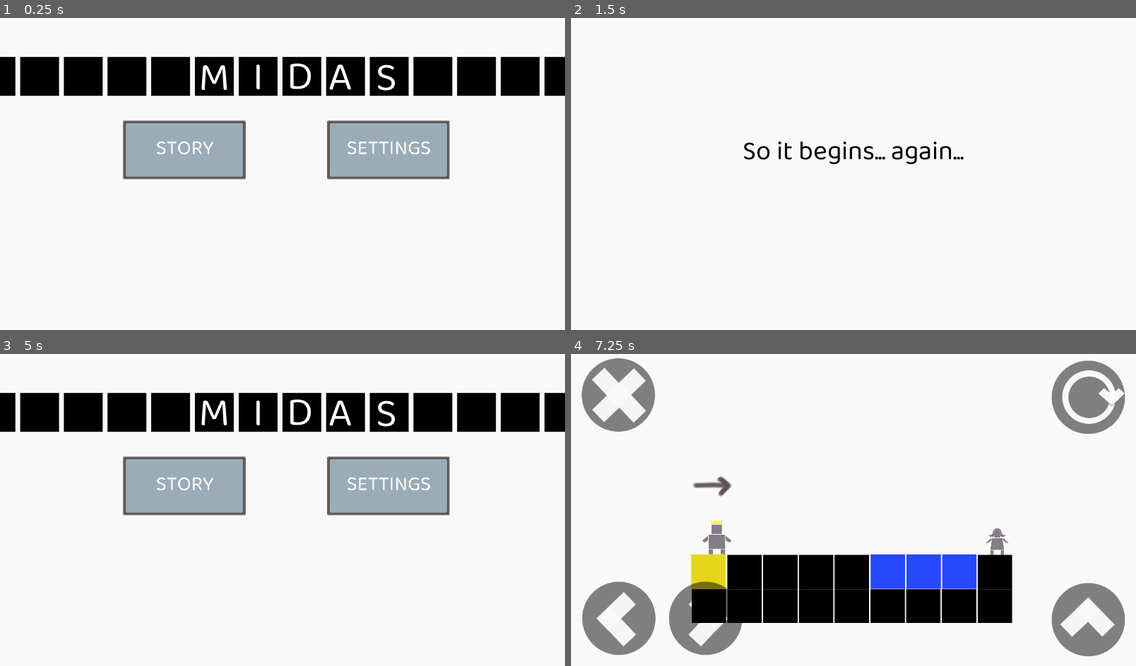
Above: before the commit, frames 1-4 (two rows, left to right).
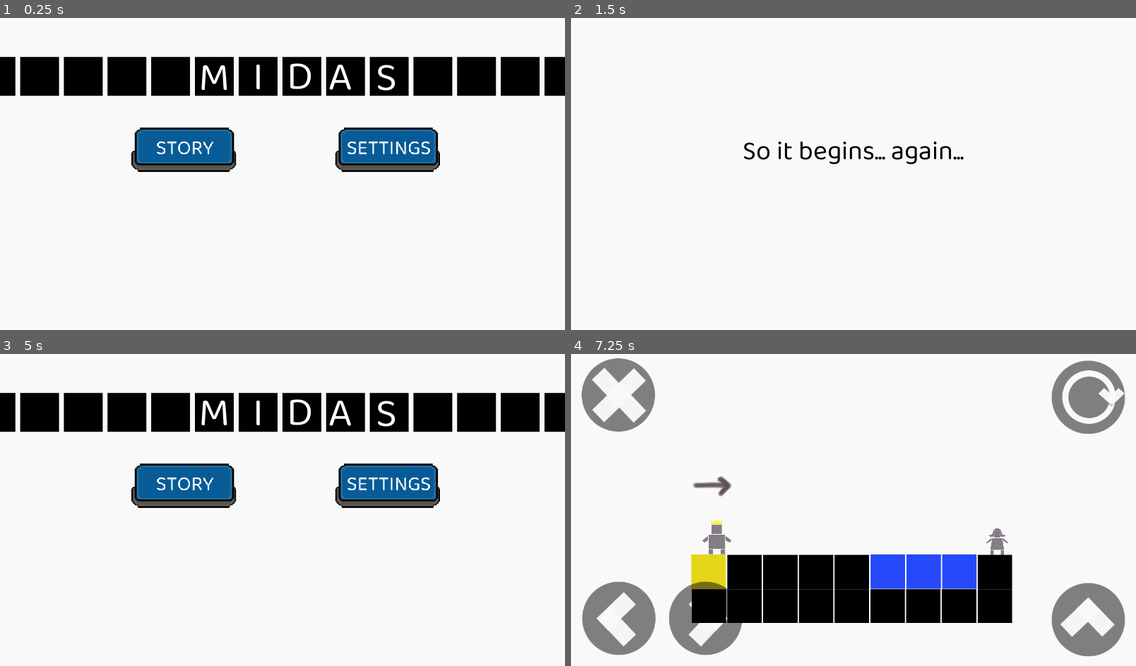
Above: after the commit, the same moments.

Repository: meburns/midas
Game: Godot game, scene res://src/Menu.tscn
Two runs of this game, one before a commit and one after it. Both use one fixed random seed, a clock stepped at 60 frames per second and the inputs below.
Inputs:
- Up to frame 1 (0.25 s): no input
- Up to frame 2 (1.5 s): click "STORY" at 0.5 s; tap Enter (ui_accept) at 1.25 s; hold Right (move_right) from 1.28 s (still down); tap R (refresh) at 1.35 s
- Up to frame 3 (5 s): tap Space (jump) at 1.52, 2.27, 3.77, 4.52 s; tap Enter (ui_accept) at 2 s; tap R (refresh) every 0.75 s from 2.1 to 4.35 s; release Right (move_right) at 2.78 s; hold A (move_left) 2.78-3.53 s; hold Right (move_right) from 3.53 s (still down); tap Escape (menu) at 4.9 s
- Up to frame 4 (7.25 s): release Right (move_right) at 5 s; click "STORY" at 5 s; tap Enter (ui_accept) at 5.75, 6.5 s; hold A (move_left) 5.78-6.53 s; tap R (refresh) at 5.85, 6.6 s; tap Space (jump) at 6.02 s; hold Right (move_right) from 6.53 s (still down)

The runs differ from the first frame. In frame 1, 8.0% of the frame differs, in the area x 21-80%, y 32-52%; in frame 2, nothing differs; in frame 3, 8.0%; in frame 4, nothing differs.

Commit message:
Add new button options

Diff:
--- a/src/Menu.tscn
+++ b/src/Menu.tscn
@@ -1,6 +1,6 @@
-[gd_scene load_steps=32 format=2]
-
-[ext_resource path="res://assets/buttons/default_button.png" type="Texture" id=1]
+[gd_scene load_steps=30 format=2]
+
+[ext_resource path="res://assets/buttons/new_default.png" type="Texture" id=1]
 [ext_resource path="res://src/Menu.gd" type="Script" id=2]
 [ext_resource path="res://assets/menu.wav" type="AudioStream" id=3]
 [ext_resource path="res://src/MainCamera.tscn" type="PackedScene" id=4]
@@ -106,39 +106,29 @@
 "speed": 5.0
 } ]
 
-[sub_resource type="AtlasTexture" id=19]
+[sub_resource type="AtlasTexture" id=28]
 flags = 4
 atlas = ExtResource( 1 )
-region = Rect2( 0, 0, 400, 200 )
-
-[sub_resource type="AtlasTexture" id=20]
+region = Rect2( 0, 0, 200, 100 )
+
+[sub_resource type="AtlasTexture" id=29]
 flags = 4
 atlas = ExtResource( 1 )
-region = Rect2( 400, 0, 400, 200 )
-
-[sub_resource type="AtlasTexture" id=21]
+region = Rect2( 200, 0, 200, 100 )
+
+[sub_resource type="AtlasTexture" id=27]
 flags = 4
 atlas = ExtResource( 1 )
-region = Rect2( 800, 0, 400, 200 )
-
-[sub_resource type="AtlasTexture" id=22]
-flags = 4
-atlas = ExtResource( 1 )
-region = Rect2( 1200, 0, 400, 200 )
-
-[sub_resource type="AtlasTexture" id=23]
-flags = 4
-atlas = ExtResource( 1 )
-region = Rect2( 0, 0, 400, 200 )
+region = Rect2( 0, 0, 200, 100 )
 
 [sub_resource type="SpriteFrames" id=24]
 animations = [ {
-"frames": [ SubResource( 19 ), SubResource( 20 ), SubResource( 21 ), SubResource( 22 ) ],
+"frames": [ SubResource( 28 ), SubResource( 29 ) ],
 "loop": false,
 "name": "press",
 "speed": 24.0
 }, {
-"frames": [ SubResource( 23 ) ],
+"frames": [ SubResource( 27 ) ],
 "loop": true,
 "name": "idle",
 "speed": 5.0
@@ -184,6 +174,7 @@
 
 [node name="AnimatedSprite" type="AnimatedSprite" parent="StoryButton"]
 position = Vector2( 200, 100 )
+scale = Vector2( 2, 2 )
 frames = SubResource( 24 )
 animation = "idle"
 
@@ -213,6 +204,7 @@
 
 [node name="AnimatedSprite" type="AnimatedSprite" parent="SettingsButton"]
 position = Vector2( 200, 100 )
+scale = Vector2( 2, 2 )
 frames = SubResource( 24 )
 animation = "idle"
 
@@ -242,6 +234,7 @@
 
 [node name="AnimatedSprite" type="AnimatedSprite" parent="EndlessButton"]
 position = Vector2( 200, 100 )
+scale = Vector2( 2, 2 )
 frames = SubResource( 24 )
 animation = "idle"
 
Binary file added: assets/buttons/gold_default.aseprite
Binary file added: assets/buttons/gold_default.png
Not shown, added: assets/buttons/gold_default.png.import
Binary file added: assets/buttons/new_default.aseprite
Binary file added: assets/buttons/new_default.png
Not shown, added: assets/buttons/new_default.png.import
